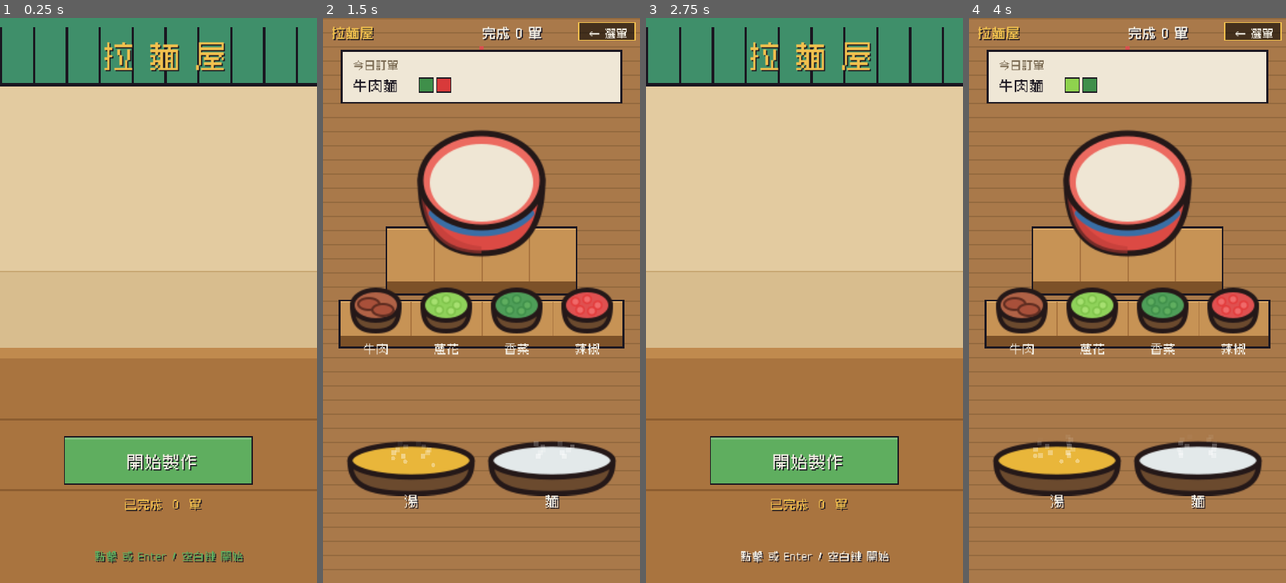
Above: before the commit, frames 1-4 (left to right).
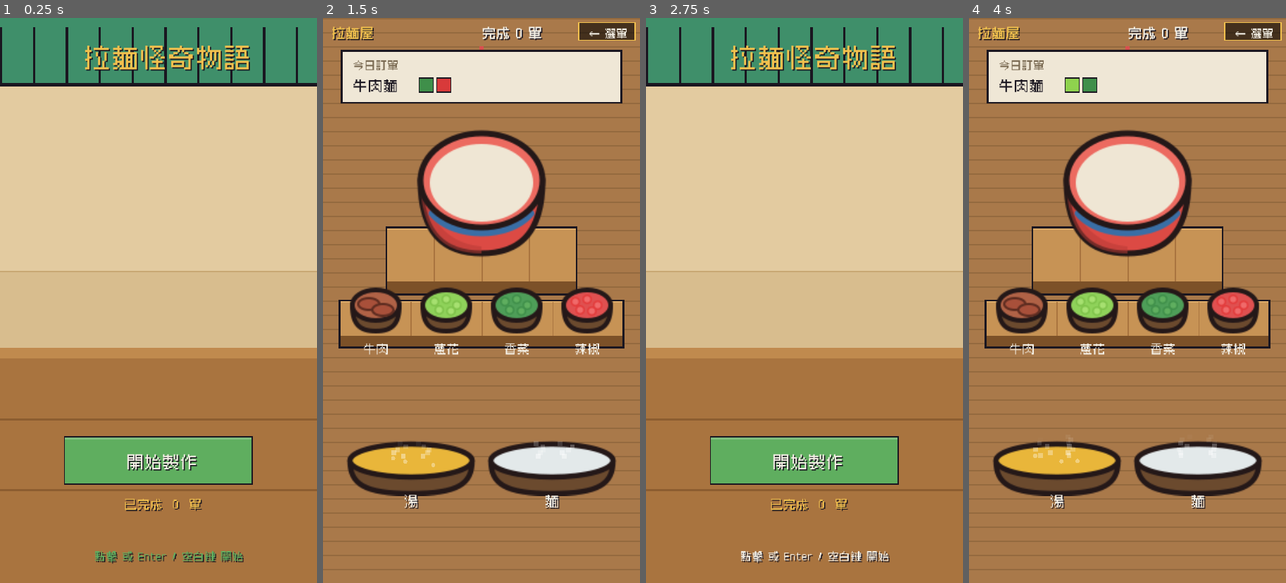
Above: after the commit, the same moments.

Repository: meloalright/ramen-ya
Game: Godot game, scene res://scenes/Menu.tscn
Same seed, same stepped clock (60 frames per second), same inputs: the game is played once before the commit and once after it.
Inputs (mouse positions are in pixels of both pictures, inside the frame that each line leads up to):
- Up to frame 1 (0.25 s): no input
- Up to frame 2 (1.5 s): tap Enter at 0.5 s; move the mouse to (551, 272) at 0.52 s; hold D 0.53-1.25 s; tap M at 0.6 s; click (551, 272) at 0.67 s; tap Space at 0.77 s; tap E at 0.8 s; drag from (418, 328) to (465, 413) at 1.27 s
- Up to frame 3 (2.75 s): move the mouse to (836, 176) at 2.02 s; hold D from 2.03 s (still down); tap M at 2.1 s; tap E at 2.3 s
- Up to frame 4 (4 s): release D at 2.75 s; drag from (1111, 413) to (1032, 215) at 2.77 s; move the mouse to (1222, 385) at 3.52 s; hold A from 3.53 s (still down); tap Enter at 3.6 s; tap Space at 3.77 s; tap E at 3.8 s

The runs differ from the first frame. In frame 1, 1.8% of the frame differs, in the area x 26-79%, y 4-10%; in frame 2, nothing differs; in frame 3, 1.8%; in frame 4, nothing differs.

Commit message:
feat(menu): title is 拉麵怪奇物語
Re-subset zpix.ttf to add 怪奇物語 glyphs and change the menu noren title from
拉 麵 屋 to 拉麵怪奇物語.

Co-Authored-By: Claude Opus 4.8 (1M context) <noreply@anthropic.com>

Diff:
--- a/scripts/Menu.gd
+++ b/scripts/Menu.gd
@@ -105,7 +105,7 @@
 		draw_texture_rect(stall_tex, Rect2(0, 0, W, H), false)
 
 	# shop name on the noren
-	_ctext("拉 麵 屋", Vector2(135, 40), 26, COL_YELLOW)
+	_ctext("拉麵怪奇物語", Vector2(135, 40), 22, COL_YELLOW)
 
 	# start button + progress (on the counter front)
 	_button(NEW_RECT, "開始製作", COL_GREEN, true)
Binary file changed: assets/fonts/zpix.ttf
